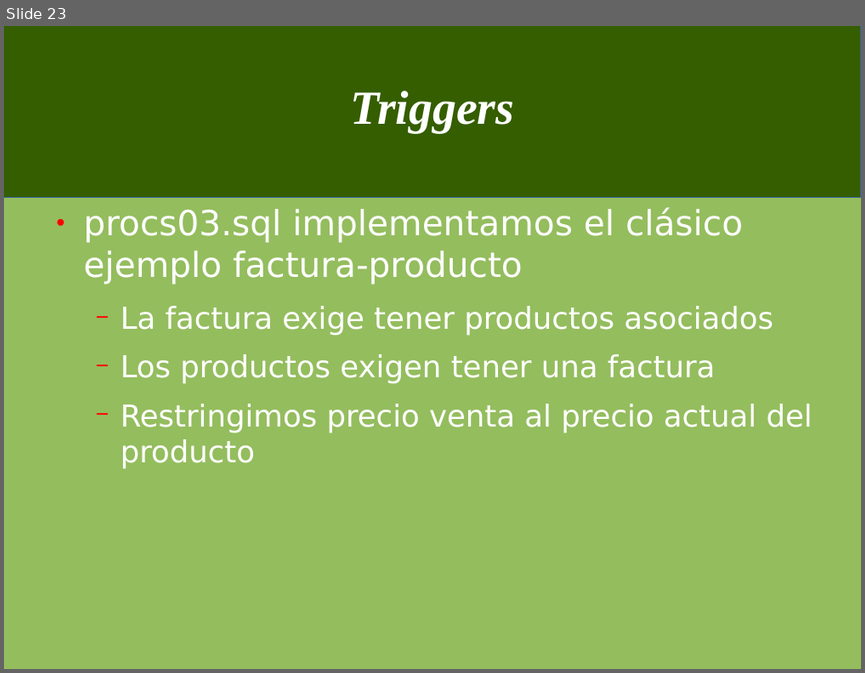
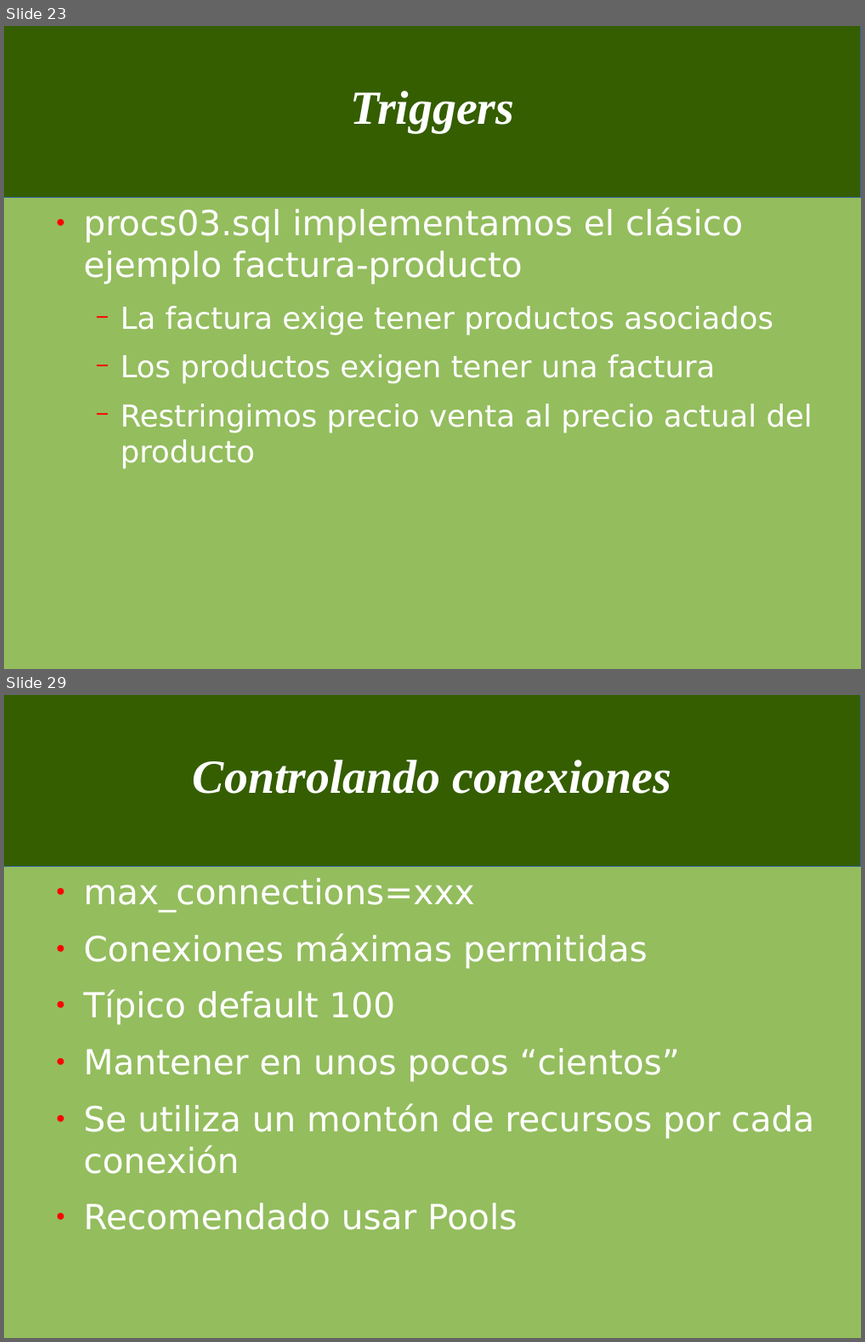
Before and after one commit to jorgeu/curso-postgresql, a slide deck: cursopostgres.odp. Shown one above the other, each under a label of ours: slide 23 before the commit, slides 23 and 29 after it; the slides between them are not shown. The pictures are 865x673 and 865x1342 pixels, drawn with LibreOffice and Linux fonts; fonts in the diff are those of the drawing. Boxes give left, top, right and bottom in pixels: in the first picture for what was removed or moved away, otherwise in the second. Text is boxed around its words. In the diff, an @@ line names an element or a change of style, - is before the commit and + after.

```diff
--- a/cursopostgres.odp
+++ b/cursopostgres.odp
@@ slide 29 added at [4, 695, 861, 1338], background #94BD5E; not listed: 1 template element that a slide beside it also shows @@
@@ title added at [193, 760, 671, 794], 44 pt, text #FFFFFF, bold, italic @@
+Controlando conexiones
@@ text added at [84, 878, 814, 1230], 32 pt, text #FFFFFF @@
+● max_connections=xxx
+● Conexiones máximas permitidas
+● Típico default 100
+● Mantener en unos pocos “cientos”
+● Se utiliza un montón de recursos por cada conexión
+● Recomendado usar Pools
```
Also in this commit, not shown: 1 slide changed, 19 other slides added, 1 other file.
